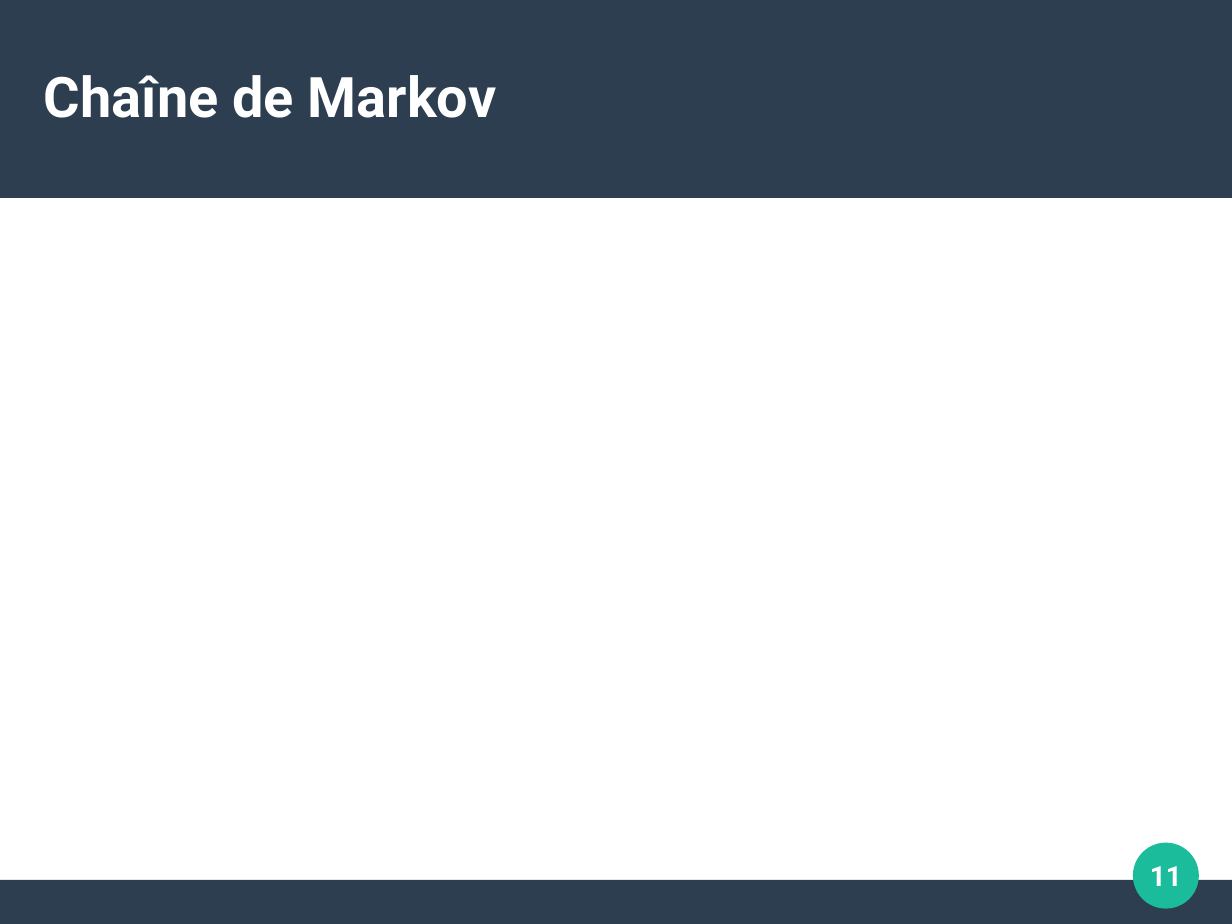
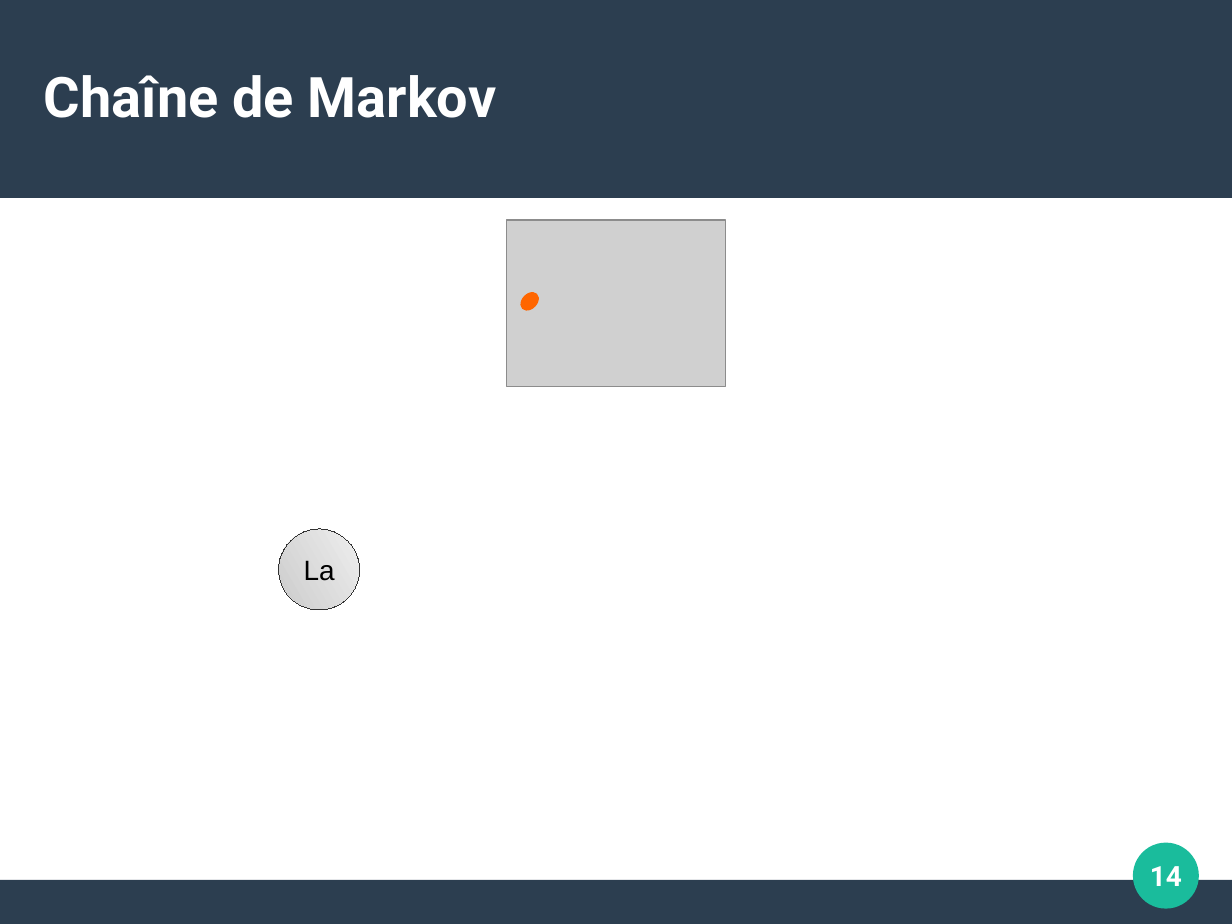
Before and after one commit to ThibautRoperch/ImproMusicale, a slide deck: slide 14 of Soutenance - Diapo.odp (slide 11 before the commit). Drawn at 1232x924 pixels with LibreOffice and Linux fonts; fonts in the diff are those of the drawing; grey boxes stand for pictures. Boxes give left, top, right and bottom in pixels: in the first picture for what was removed or moved away, otherwise in the second. Text is boxed around its words. In the diff, an @@ line names an element or a change of style, - is before the commit and + after.

```diff
--- a/Soutenance - Diapo.odp
+++ b/Soutenance - Diapo.odp
@@ picture added at [506, 220, 726, 387] @@
@@ ellipse added at [517, 289, 544, 315], fill #FF6600 @@
@@ ellipse added at [278, 529, 360, 610], fill gradient #EEEEEE to #CCCCCC, outline #333333 0 pt, 18 pt, text #000000 @@
+La
@@ page number at [1150, 866, 1182, 886]: text changed @@
-11
+14
```
Also in this commit, not shown: 7 other slides changed, 14 slides added, 3 slides removed, 8 other files.
